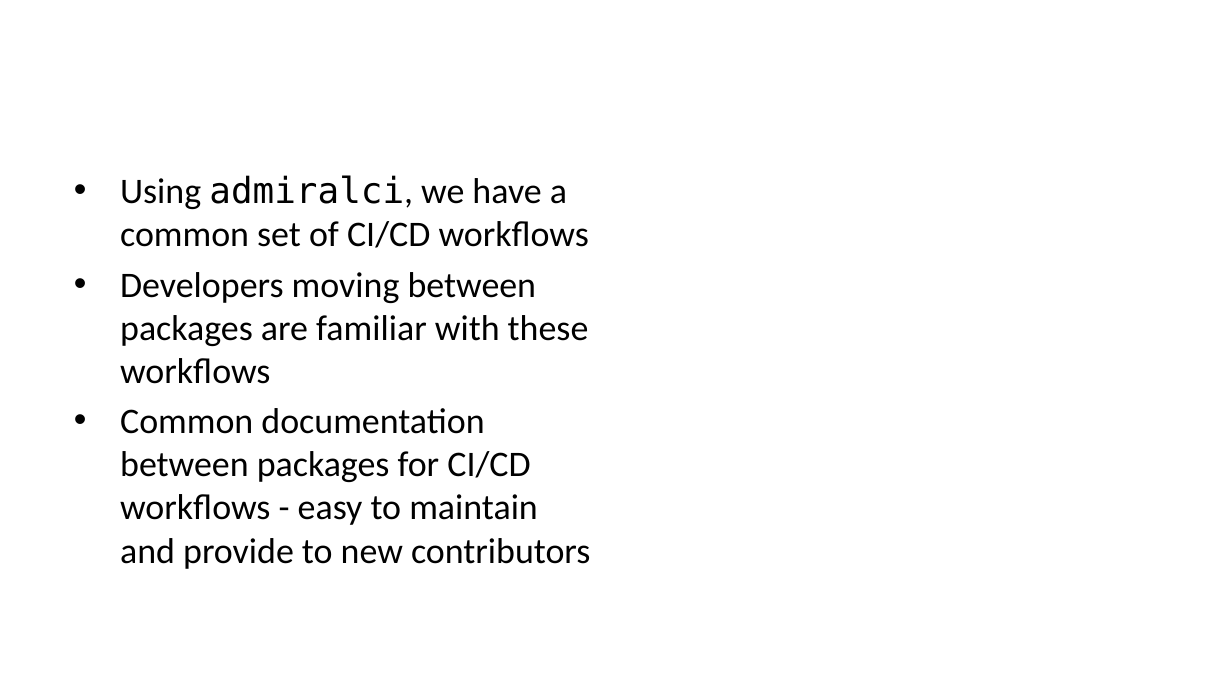
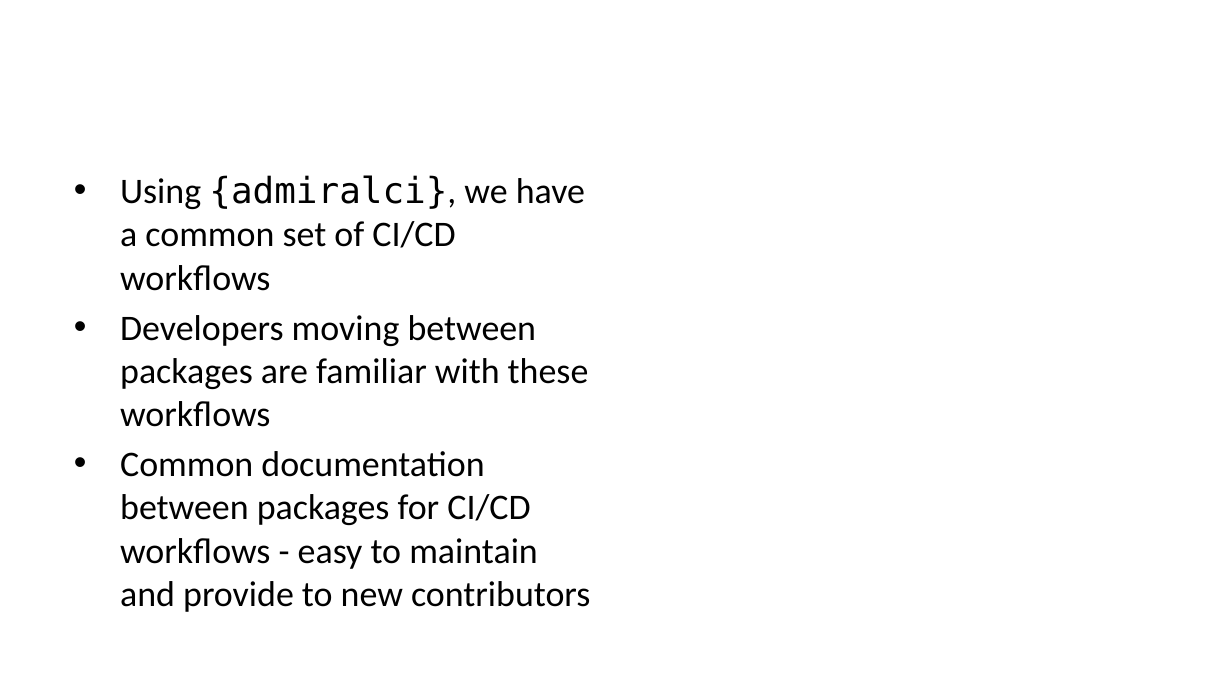
Before and after one commit to phuse-org/cicd.phuse.2023, a slide deck: slide 14 of presentation/index.pptx. Drawn at 1232x693 pixels with LibreOffice and Linux fonts; fonts in the diff are those of the drawing. Boxes give left, top, right and bottom in pixels: in the first picture for what was removed or moved away, otherwise in the second. Text is boxed around its words. In the diff, an @@ line names an element or a change of style, - is before the commit and + after.

```diff
--- a/presentation/index.pptx
+++ b/presentation/index.pptx
@@ text at <box>120,175,585,291</box>: text changed @@
-• Using admiralci, we have a common set of CI/CD workflows
+• Using {admiralci}, we have a common set of CI/CD workflows
```
Also in this commit, not shown: 1 other slide changed, 2 other files.
